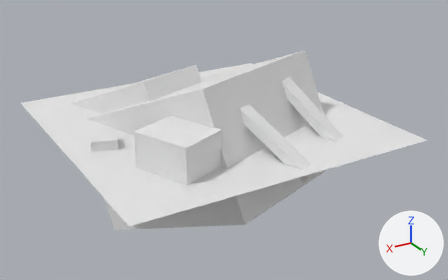
The OBJ model Assets/Assets/Mine/model.obj, before and after one commit.
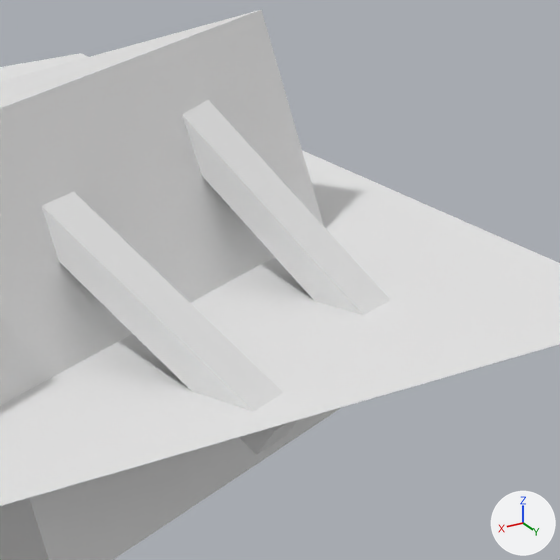
Each version appears first whole from a 50 mm camera at (3.84, 6.8, 3.06) aimed at (-0.19, 0.08, -0.3), and next in a close-up on the part from 51% to 88% of the width and 17% to 77% of the height. The axes (+X, +Y, +Z) are drawn at lower right. The lights are the same throughout. Where no turn or scale is listed for an object, it has been applied to the vertices. Vertices at the same position are counted once.
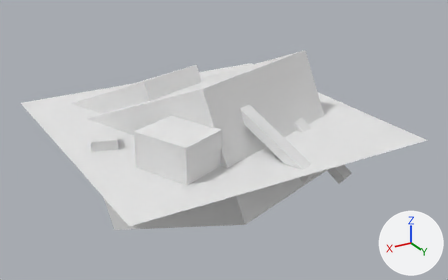
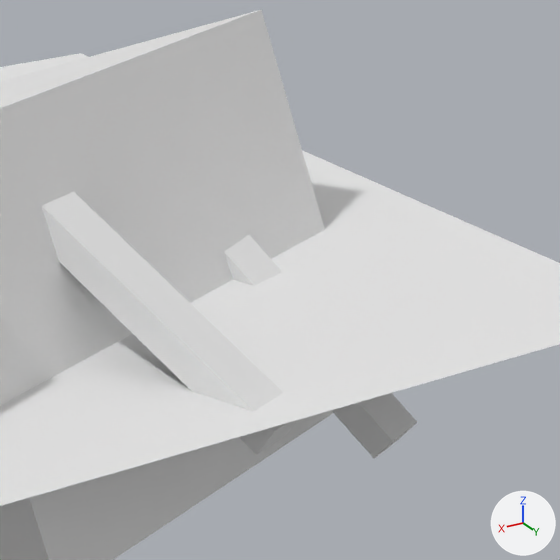
The newer file is also turned or shifted as a whole; pictures and numbers use the older file's frame.

What differs and where, as boxes [x1, y1, x2, y2] in the close-ups (560 x 560 px):
'cube.007', mesh moved
    before: [182, 100, 391, 315]
    after: [224, 235, 417, 458]

What changed in the scene script:
```text
Change me_cube_007:
    where me_cube_007.from_pydata(...)  # 8 vertices, 6 faces; spans x -1.236..-0.649, y 0.473..1.583, z -0.223..0.676
    used by ob_cube_007; location = (0.0, 0.0, 0.0)
    me_cube_007 part 1: the whole mesh is moved by (0.0, 0.0, -0.351)
```
